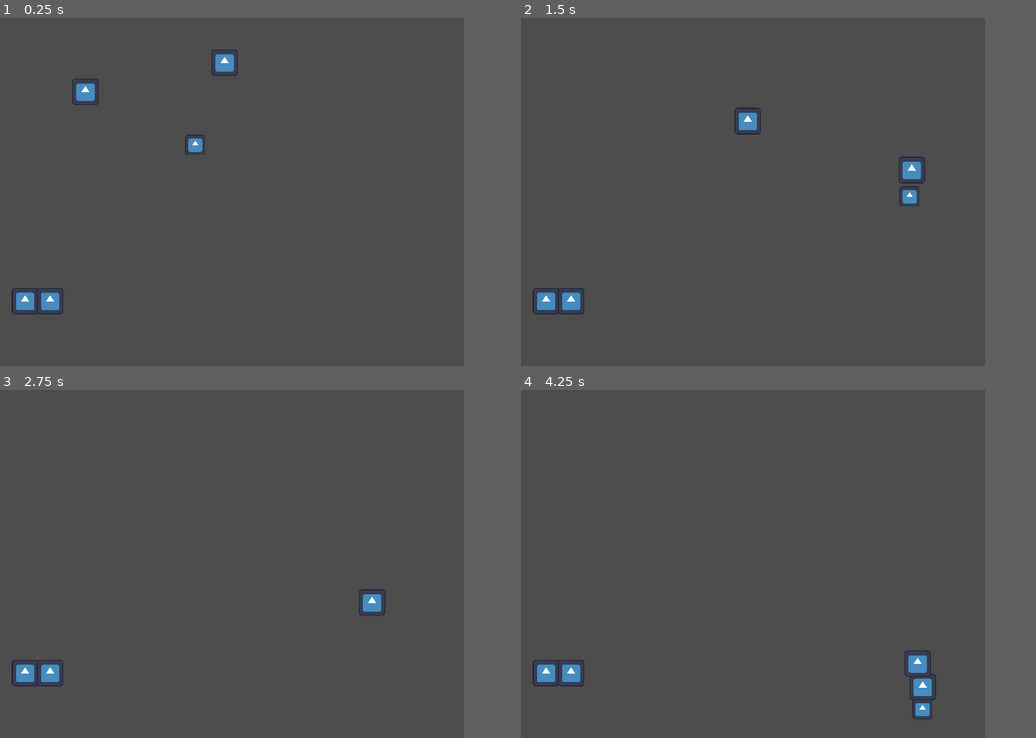
Above: before the commit, frames 1-4 (two rows, left to right).
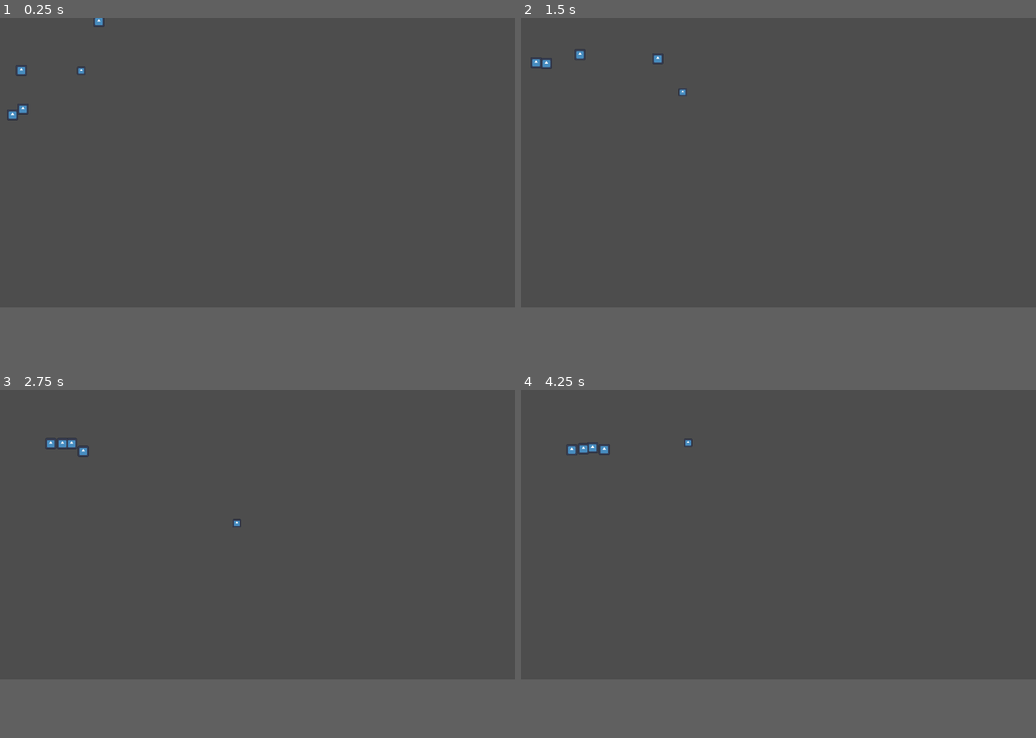
Above: after the commit, the same moments.

Repository: HasenBraten7/BALLS
Game: Godot game, scene res://TCSN/map.tscn
The game is run twice, just before and just after one commit, with the same random seed, the same clock (stepped at 60 frames per second) and the same inputs. This scene is started directly instead of the project's main scene. The engine's default icon, where the game draws it, is replaced by a stand-in: a white triangle on a blue panel in a dark square.
Inputs:
- Up to frame 1 (0.25 s): no input
- Up to frame 2 (1.5 s): hold D (right) 0.53-1.28 s; hold S (down) from 1.28 s (still down)
- Up to frame 3 (2.75 s): release S (down) at 2.03 s; hold D (right) from 2.03 s (still down)
- Up to frame 4 (4.25 s): release D (right) at 2.78 s; hold W (up) 2.78-3.53 s; hold A (left) from 3.53 s (still down)
In our replay, the window is 720x540 before the commit and 799x449 after it. These sizes can differ from the game's own. Grey fills any space a smaller window leaves; there, only what the larger window draws over its background counts as a difference.

The runs differ from the first frame. In frame 1, 1.2% of the frame differs, in the area x 1-47%, y 0-86%; in frame 2, 1.3%, in the area x 1-79%, y 8-86%; in frame 3, 0.9%; in frame 4, 1.2%.

Commit message:
randomized target

Diff:
--- a/TCSN/ai.gd
+++ b/TCSN/ai.gd
@@ -1,37 +1,42 @@
 extends CharacterBody2D
 
-@export var speed = 400
+@export var speed := 400
+@export var knockback = 100 #Knockback des gegners
+@export var recoil = 10 #eigener knockback
+
+var current_target: CharacterBody2D = null
 
 func _ready():
-	add_to_group("characters")  # sorgt dafür, dass dieser Node gefunden wird
+	add_to_group("characters")
 
-func get_nearest_entity() -> CharacterBody2D:
-	var nearest: CharacterBody2D = null
-	var furthest: CharacterBody2D = null
-	var nearest_dist := INF
-	var furthest_dist := INF
+	# Timer that picks a new target every few seconds
+	var timer := Timer.new()
+	timer.wait_time = randi_range(0, 3)
+	timer.autostart = true
+	timer.one_shot = false
+	timer.timeout.connect(_on_retarget_timeout)
+	add_child(timer)
 
+	# Pick an initial target
+	_on_retarget_timeout()
+
+
+func _on_retarget_timeout():
+	current_target = get_random_entity()
+
+
+func get_random_entity() -> CharacterBody2D:
 	var chars = get_tree().get_nodes_in_group("characters")
 
-	for c in chars:
-		if c == self:
-			continue
+	if chars.size() <= 1:
+		return null #nur noch eine AI am überleben
 
-		var dist = global_position.distance_to(c.global_position)
-		if dist < nearest_dist:
-			nearest_dist = dist
-			nearest = c
-		if dist > furthest_dist:
-			furthest_dist = dist
-			furthest = c
+	# Remove self from the list
+	chars.erase(self)
 
-	if bool(randi() % 2):
-		#print("Furthest")
-		#dprint(furthest.global_position)
-		return furthest
-	else:
-		#print("Nearest")
-		return nearest
+	# zufalls ziel
+	randomize()
+	return chars[randi() % chars.size()]
 
 
 func move_towards_target(target: CharacterBody2D):
@@ -44,6 +49,5 @@
 
 
 func _physics_process(delta):
-	var nearest = get_nearest_entity()
-	move_towards_target(nearest)
+	move_towards_target(current_target)
 	move_and_slide()
--- a/project.godot
+++ b/project.godot
@@ -17,8 +17,8 @@
 
 [display]
 
-window/size/viewport_width=720
-window/size/viewport_height=540
+window/size/viewport_width=1920
+window/size/viewport_height=1080
 
 [input]
 
Not shown, added: TCSN/map.tscn2616997128.tmp
